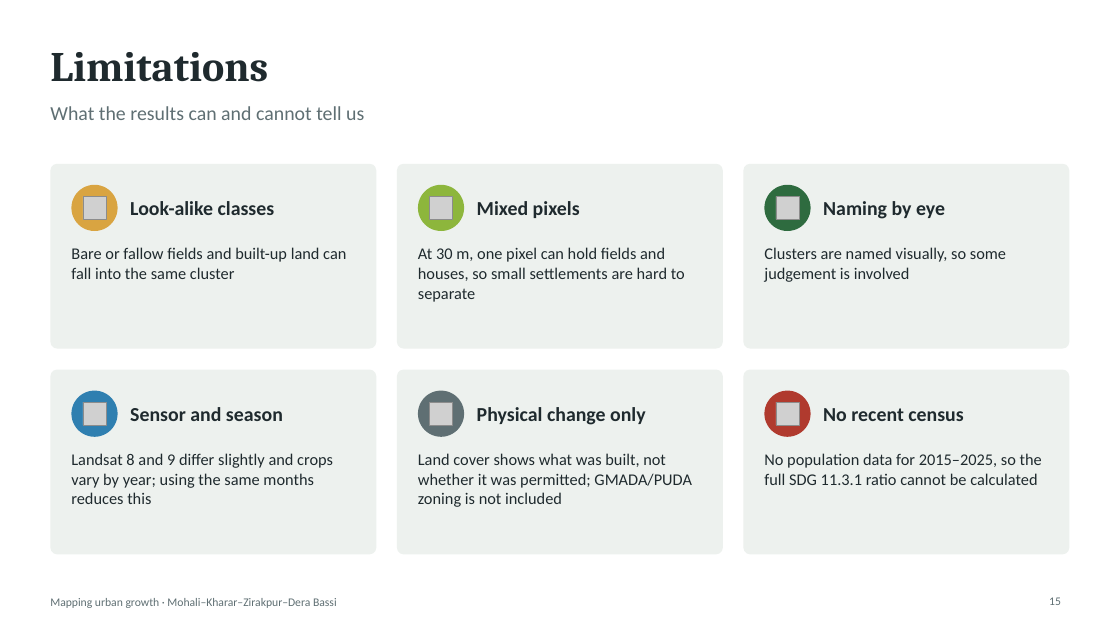
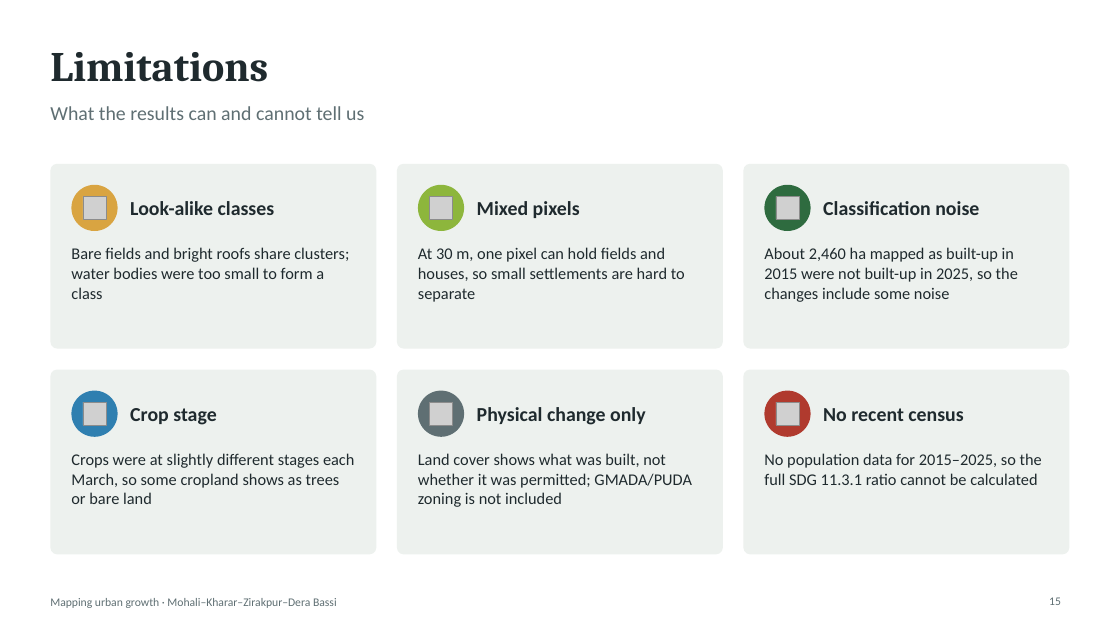
Before and after one commit to SharmaAbhimanyueco/Supriyaaanya, a slide deck: slide 15 of slides/Urban_Growth_Mohali_slides.pptx. Drawn at 1120x630 pixels with LibreOffice and Linux fonts; fonts in the diff are those of the drawing; grey boxes stand for pictures. Boxes give left, top, right and bottom in pixels: in the first picture for what was removed or moved away, otherwise in the second. Text is boxed around its words. In the diff, an @@ line names an element or a change of style, - is before the commit and + after.

```diff
--- a/slides/Urban_Growth_Mohali_slides.pptx
+++ b/slides/Urban_Growth_Mohali_slides.pptx
@@ text at (823,201,979,215): text changed @@
-Naming by eye
+Classification noise
@@ text at (71,247,349,299): text changed @@
-Bare or fallow fields and built-up land can fall into the same cluster
+Bare fields and bright roofs share clusters; water bodies were too small to form a class
@@ text at (764,247,1018,302): text changed @@
-Clusters are named visually, so some judgement is involved
+About 2,460 ha mapped as built-up in 2015 were not built-up in 2025, so the changes include some noise
@@ text at (130,408,216,425): text changed @@
-Sensor and season
+Crop stage
@@ text at (71,453,354,504): text changed @@
-Landsat 8 and 9 differ slightly and crops vary by year; using the same months reduces this
+Crops were at slightly different stages each March, so some cropland shows as trees or bare land
```
Also in this commit, not shown: 8 other slides changed, 20 other files.
